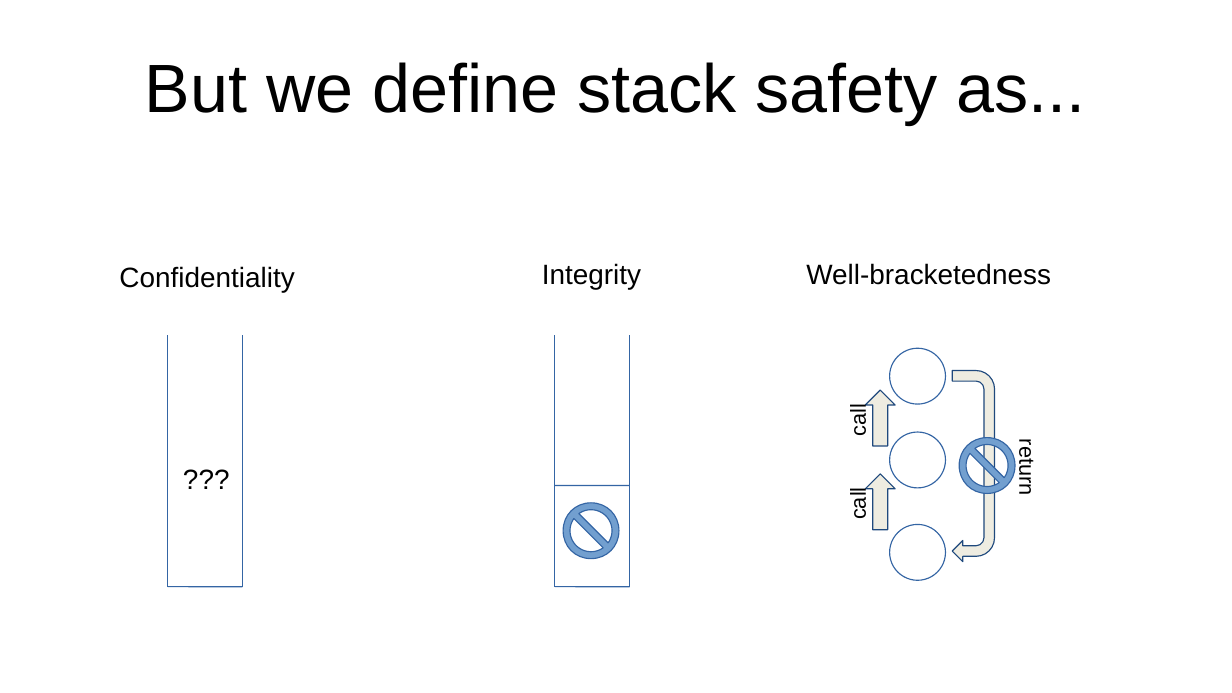
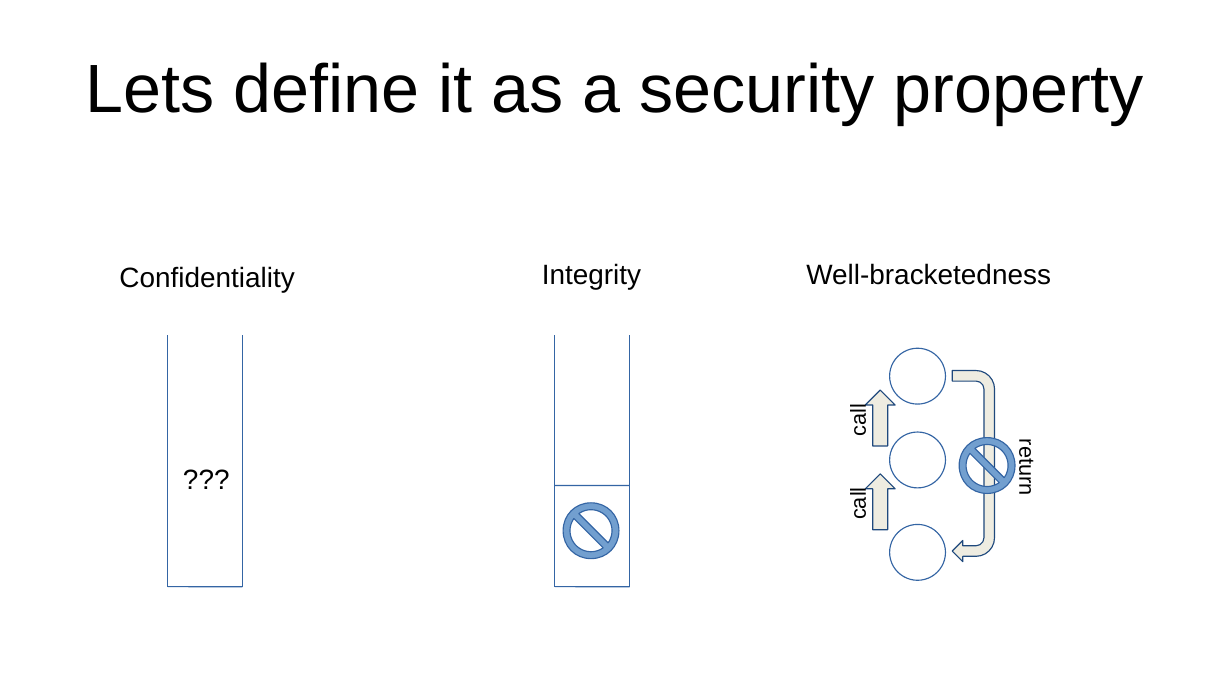
Before and after one commit to bcpierce00/interfering, a slide deck: slide 3 of short/slides.pptx. Drawn at 1232x693 pixels with LibreOffice and Linux fonts; fonts in the diff are those of the drawing. Boxes give left, top, right and bottom in pixels: in the first picture for what was removed or moved away, otherwise in the second. Text is boxed around its words. In the diff, an @@ line names an element or a change of style, - is before the commit and + after.

```diff
--- a/short/slides.pptx
+++ b/short/slides.pptx
@@ text at box(86, 62, 1144, 125): text changed @@
-But we define stack safety as...
+Lets define it as a security property
```
Also in this commit, not shown: 2 other slides changed, 1 slide added, 1 slide removed, 1 other file.
